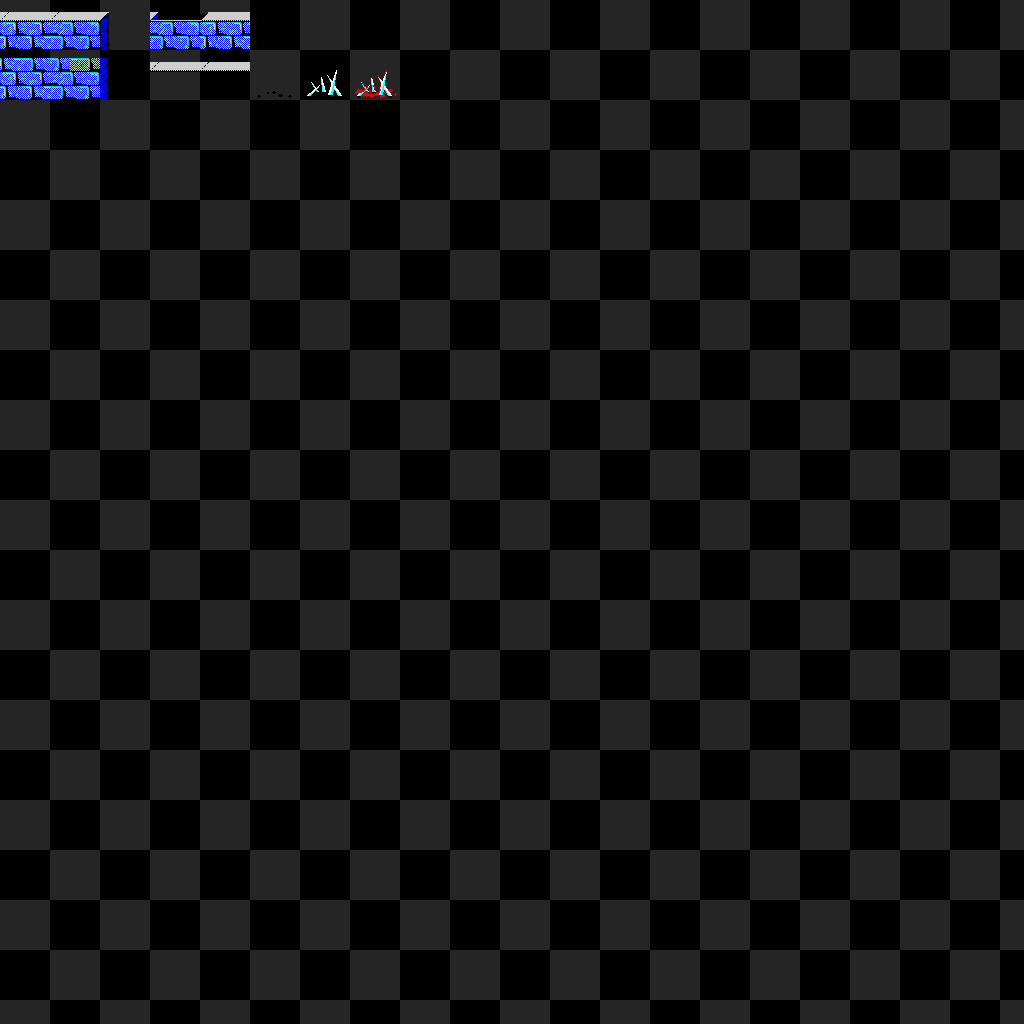
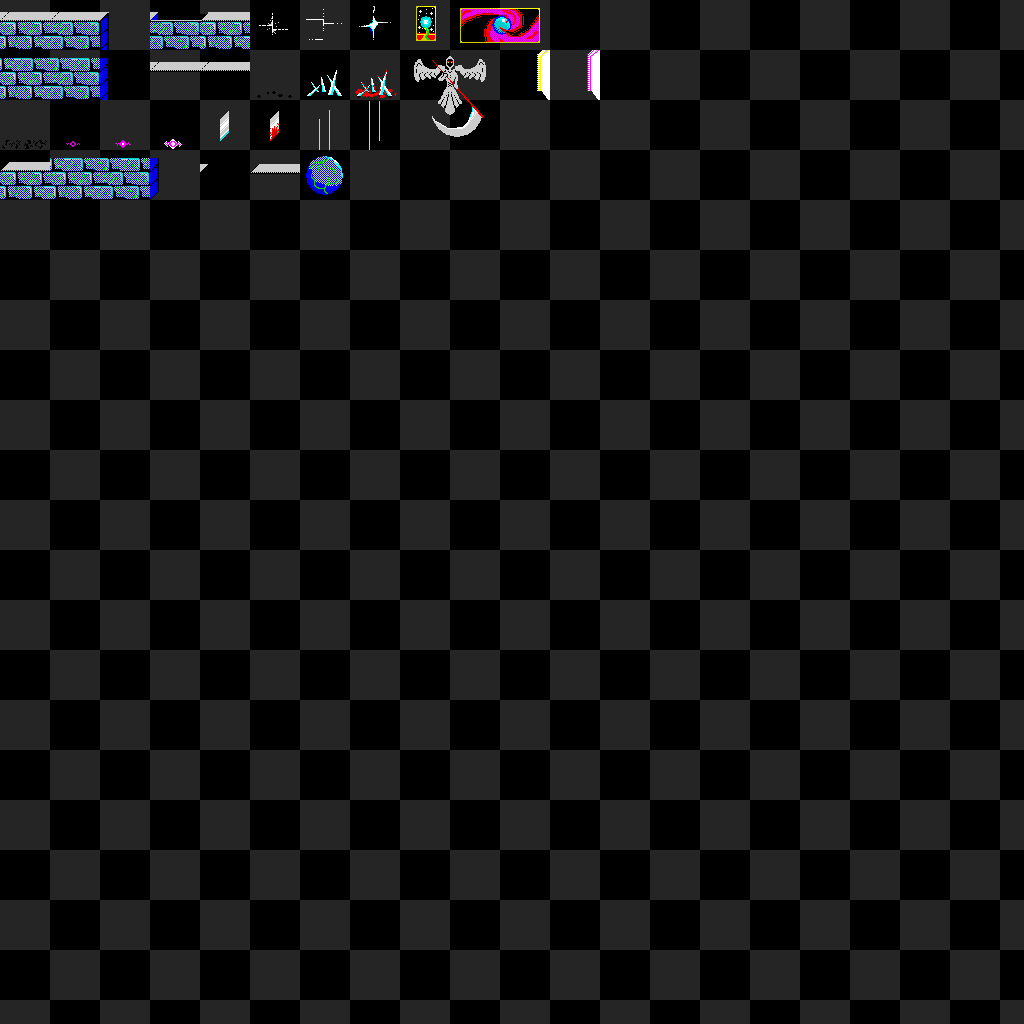
Layered file, before and after one edit (1024 × 1024). Changes by layer:
added group "Stone" (1st of 2) with 1 layers above "Fixeds" over [306, 156, 343, 195]
added layer "Stone" (2nd of 2, in "Stone") in group "Stone" over [306, 156, 343, 195]
added group "Fixeds" with 3 layers above "WallDetails" over [0, 158, 300, 200]
added layer "NormalPanel_Fixed" in group "Fixeds" over [0, 162, 50, 199]
added layer "WallPanel_Fixed" in group "Fixeds" over [50, 158, 159, 200]
added layer "Bridge_Hollow" in group "Fixeds" over [200, 164, 300, 174]
added group "WallDetails" with 6 layers above "Guillotine" over [259, 6, 540, 137]
added layer "Angel" in group "WallDetails" over [414, 56, 486, 137]
added layer "Picture_Small" in group "WallDetails" over [416, 6, 540, 43]
added layer "Picture_Large" in group "WallDetails" over [460, 8, 540, 43]
added layer "Detail3" in group "WallDetails" over [359, 6, 391, 40]
added layer "Details2" in group "WallDetails" over [306, 9, 342, 40]
added layer "Detail1" in group "WallDetails" over [259, 13, 288, 35]
added group "Guillotine" with 4 layers above "Wall" over [220, 101, 380, 150]
added layer "Base_Upper" in group "Guillotine" over [319, 110, 330, 150]
added layer "Base" in group "Guillotine" over [369, 101, 380, 150]
added layer "Razor_Bloody" in group "Guillotine" over [270, 111, 279, 141]
added layer "Razor" in group "Guillotine" over [220, 111, 229, 141]
added group "Floor_Crack" with 1 layers above "Sign" over [2, 140, 47, 149]
added layer "Cracks" in group "Floor_Crack" over [2, 140, 47, 149]
added group "Sign" (1st of 2) with 3 layers above "FinalDoor" over [66, 139, 182, 149]
added group "FinalDoor" with 2 layers above "AUX" over [537, 50, 600, 100]
added layer "DoomDoor" in group "FinalDoor" over [587, 50, 600, 100]
added layer "SalvationDoor" in group "FinalDoor" over [537, 50, 550, 100]
…and 3 more changes (3 added)
